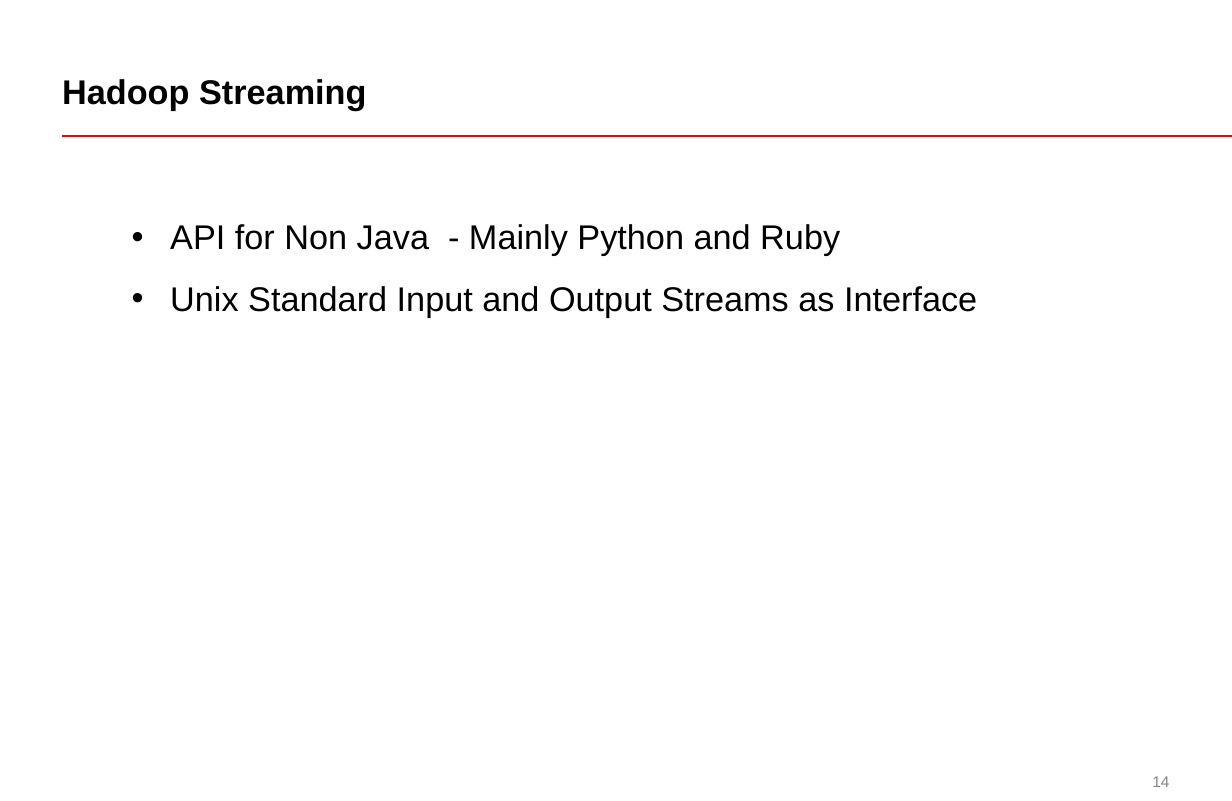
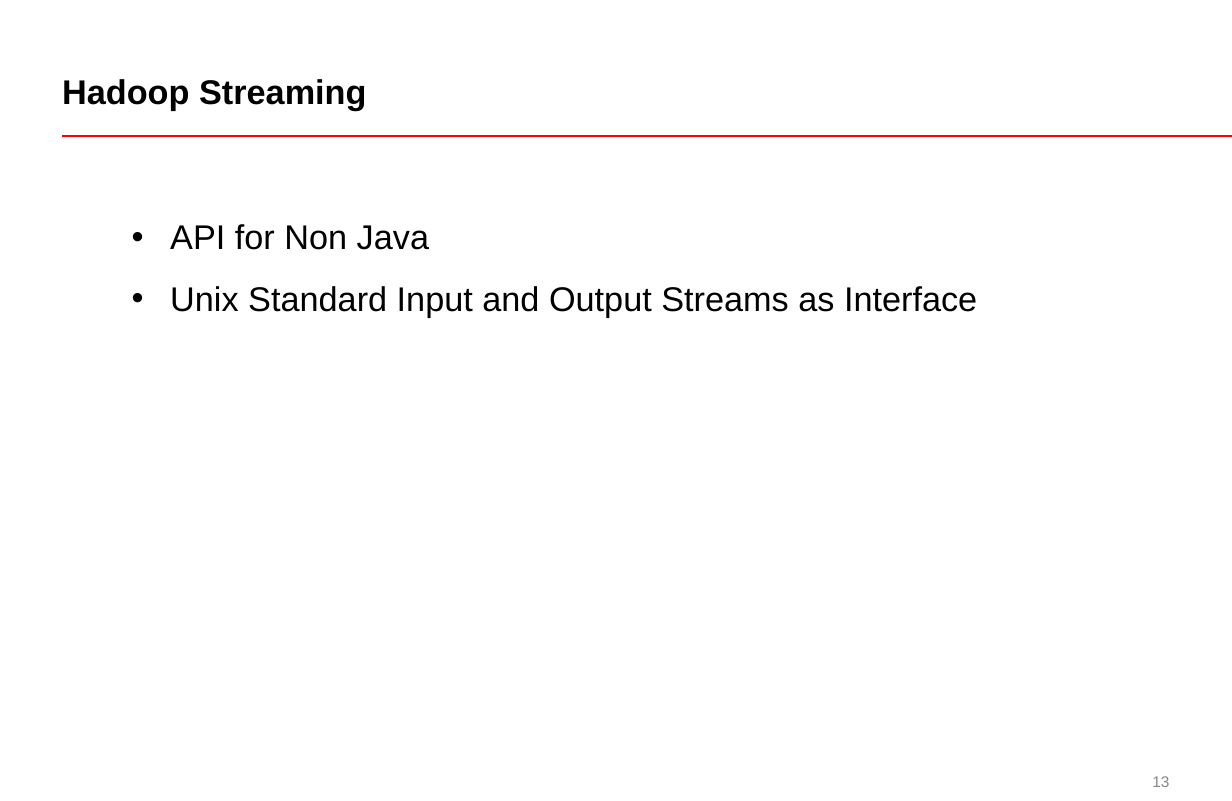
Before and after one commit to ravvas/Pycon2015, a slide deck: slide 13 of Explore Big Data using Simple Python Code and Cloud Environment_V8.pptx (slide 14 before the commit). Drawn at 1232x801 pixels with LibreOffice and Linux fonts; fonts in the diff are those of the drawing. Boxes give left, top, right and bottom in pixels: in the first picture for what was removed or moved away, otherwise in the second. Text is boxed around its words. In the diff, an @@ line names an element or a change of style, - is before the commit and + after.

```diff
--- a/Explore Big Data using Simple Python Code and Cloud Environment_V8.pptx
+++ b/Explore Big Data using Simple Python Code and Cloud Environment_V8.pptx
@@ text at bbox=[170, 224, 429, 250]: text changed @@
-• API for Non Java - Mainly Python and Ruby
+• API for Non Java
@@ page number at bbox=[1152, 776, 1169, 787]: text changed @@
-14
+13
```
Also in this commit, not shown: 5 other slides changed, 5 slides added, 4 slides removed.
